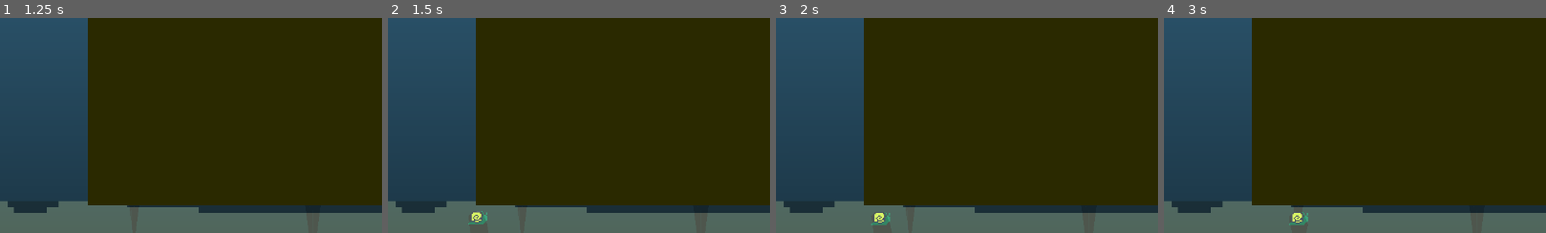
Above: before the commit, frames 1-4 (left to right).
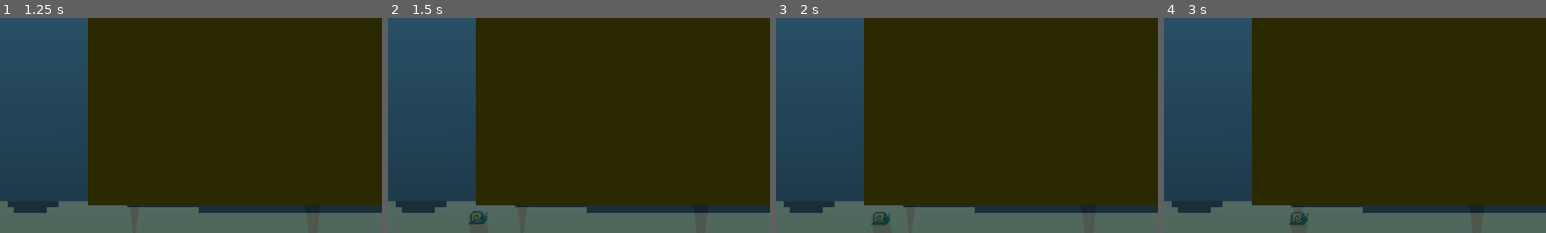
Above: after the commit, the same moments.

Repository: adrientremblay/ld56
Game: Godot game, scene res://scenes/game_screen.tscn
Same seed, same stepped clock (60 frames per second), same inputs: the game is played once before the commit and once after it.
Inputs:
- Up to frame 1 (1.25 s): click "Buy Creatures" at 0.5 s
- Up to frame 2 (1.5 s): click "buy snail" at 1.25 s
- Up to frame 3 (2 s): no input
- Up to frame 4 (3 s): click "Buy Creatures" at 2 s; click "Buy Creatures" at 2.75 s
The pictures show only the part of the screen within x 9-59%, y 39-89%; the shares and areas given below are measured in that part.

Frame 1 is identical in both runs. In frame 2, 0.2% of the frame differs, in the area x 21-26%, y 89-96%; in frame 3, 0.3%, in the area x 24-30%, y 90-97%; in frame 4, 0.3%.

Commit message:
Fix creature z-index bug

Diff:
--- a/scenes/game_screen.gd
+++ b/scenes/game_screen.gd
@@ -17,7 +17,7 @@
 
 func _on_buy_snail_pressed() -> void:
 	var creature = landCreatureScene.instantiate()
-	self.add_child(creature)
+	$Aquarium/Creatures.add_child(creature)
 	creatures_list.push_back(creature)
 	creatures_find_corpses()
 
--- a/scenes/game_screen.tscn
+++ b/scenes/game_screen.tscn
@@ -56,6 +56,8 @@
 [node name="CorpseSpawn4" type="Node2D" parent="Aquarium"]
 position = Vector2(1070, 634)
 
+[node name="Creatures" type="Node2D" parent="Aquarium"]
+
 [node name="NavigationRegion2D" type="NavigationRegion2D" parent="."]
 position = Vector2(1, 9)
 navigation_polygon = SubResource("NavigationPolygon_w865j")
--- a/scripts/corpse.gd
+++ b/scripts/corpse.gd
@@ -17,6 +17,9 @@
 	for creature in feeding_area.get_overlapping_bodies():
 		weight -= 0.1
 
+	if weight <= 0:
+		self.queue_free()
+
 	set_decomposition_frame()
 
 func set_decomposition_frame():
